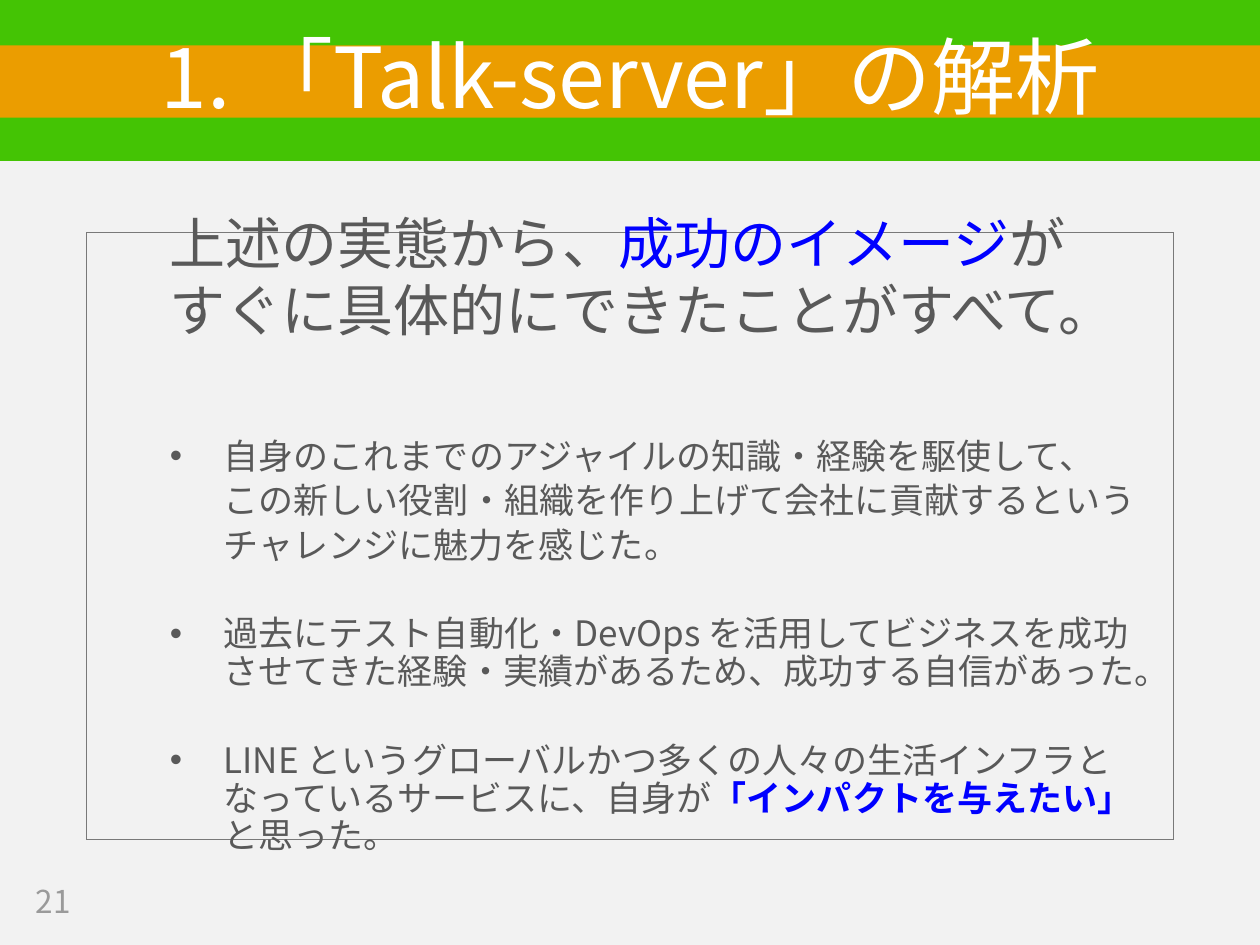
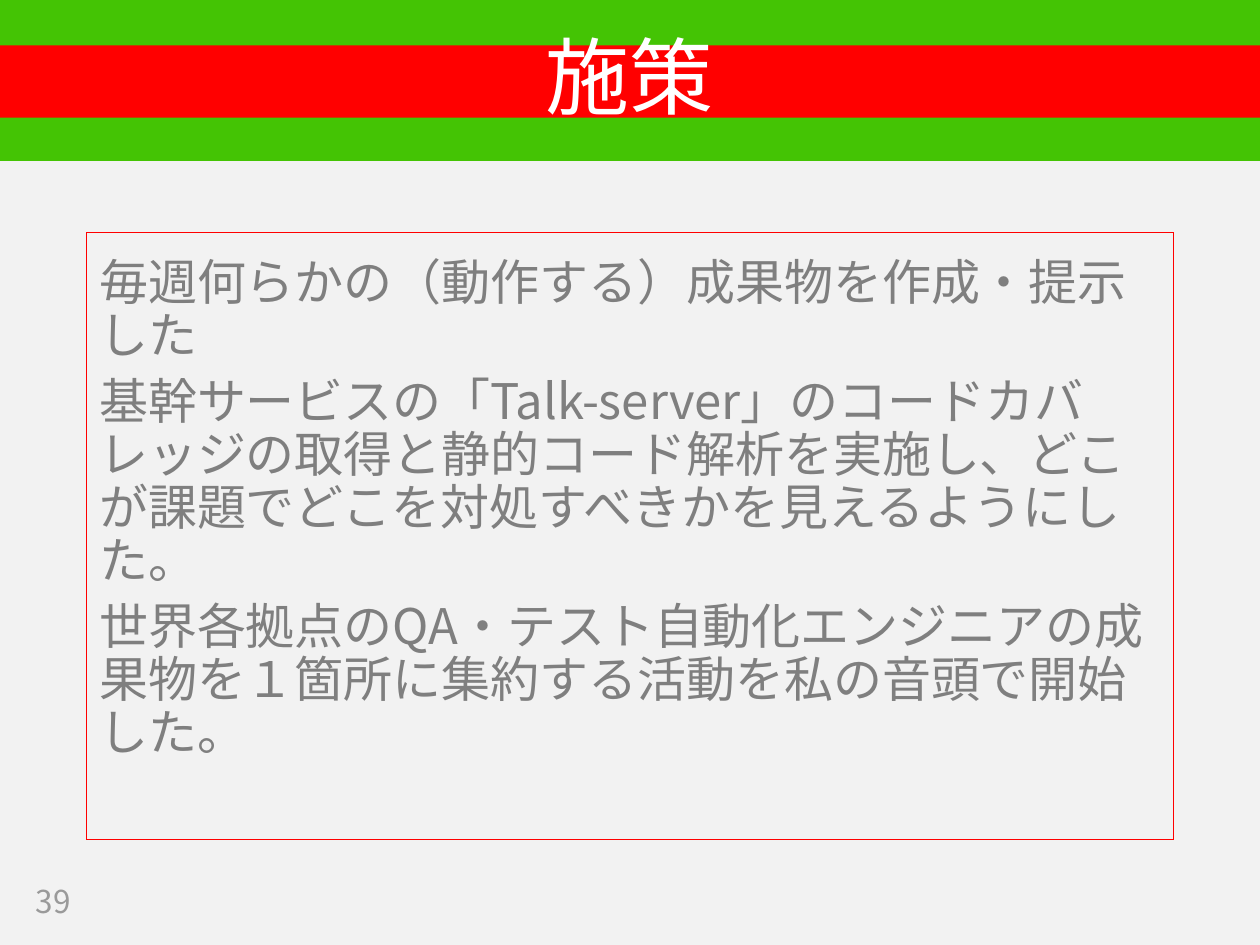
Before and after one commit to hageyahhoo/RSGT2018, a slide deck: slide 39 of SET_PO_ja.pptx (slide 21 before the commit). Drawn at 1260x945 pixels with LibreOffice and Linux fonts; fonts in the diff are those of the drawing. Boxes give left, top, right and bottom in pixels: in the first picture for what was removed or moved away, otherwise in the second. Text is boxed around its words. In the diff, an @@ line names an element or a change of style, - is before the commit and + after.

Commit message:
大まかな構成を作成

```diff
--- a/SET_PO_ja.pptx
+++ b/SET_PO_ja.pptx
@@ title "施策" at [0,45,1260,117]: fill #EB9D00 to #FF0000 @@
@@ title at [546,23,714,129]: text changed @@
-1. 「Talk-server」の解析
+施策
@@ text "毎週何らかの（動作する）成果物を作成・提示した" at [87,233,1173,840]: outline #797979 0.75 pt to #FF0000 0.75 pt @@
@@ text at [99,258,1143,753]: text changed; size 20 to 28 pt; text colour #595959 to #7F7F7F @@
-  上述の実態から、成功のイメージが
-  すぐに具体的にできたことがすべて。
-  • 自身のこれまでのアジャイルの知識・経験を駆使して、
-  この新しい役割・組織を作り上げて会社に貢献するという
-  チャレンジに魅力を感じた。
-  • 過去にテスト自動化・DevOps を活用してビジネスを成功させてきた経験・実績があるため、成功する自信があった。
-  • LINE というグローバルかつ多くの人々の生活インフラとなっているサービスに、自身が「インパクトを与えたい」と思った。
+毎週何らかの（動作する）成果物を作成・提示した
+基幹サービスの「Talk-server」のコードカバレッジの取得と静的コード解析を実施し、どこが課題でどこを対処すべきかを見えるようにした。
+世界各拠点のQA・テスト自動化エンジニアの成果物を１箇所に集約する活動を私の音頭で開始した。
@@ page number at [36,890,71,913]: text changed @@
-21
+39
```
Also in this commit, not shown: 17 other slides changed, 15 slides added, 7 slides removed.
